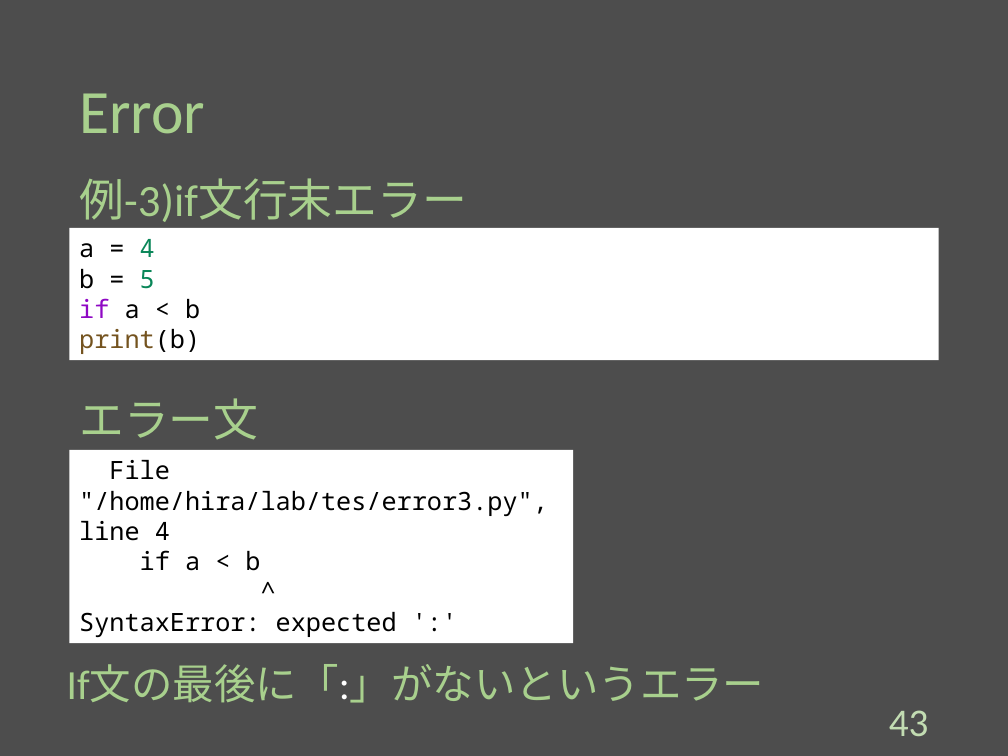
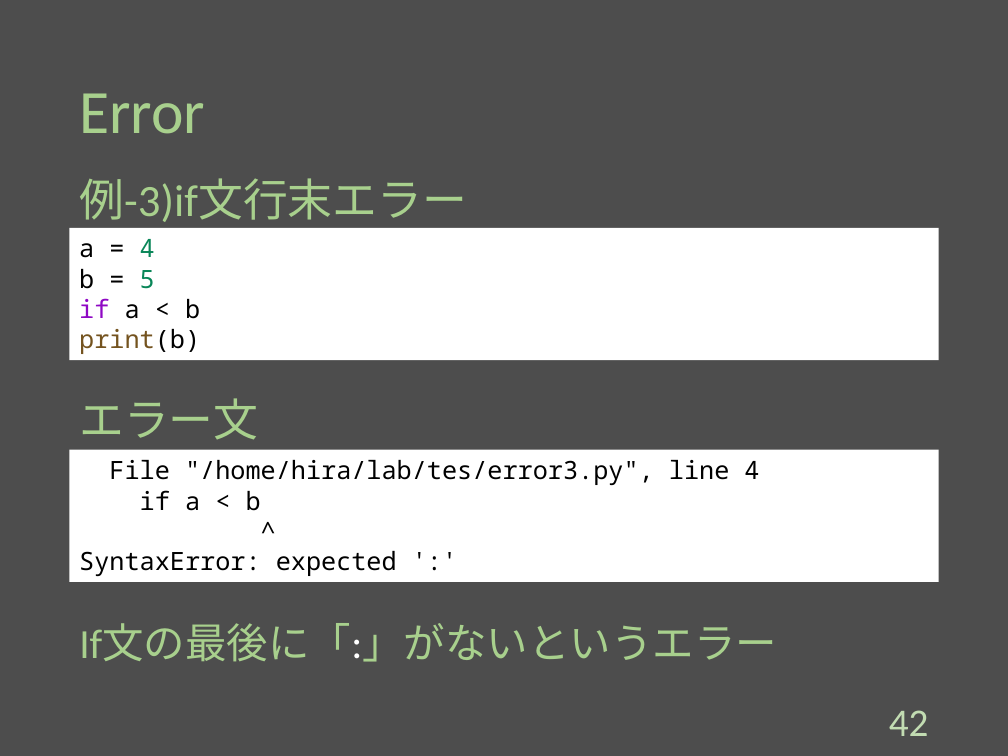
Before and after one commit to Melbeck777/program_seminar, a slide deck: slide 43 of ProgramSlide.pptx (slide 44 before the commit). Drawn at 1008x756 pixels with LibreOffice and Linux fonts; fonts in the diff are those of the drawing. Boxes give left, top, right and bottom in pixels: in the first picture for what was removed or moved away, otherwise in the second. Text is boxed around its words. In the diff, an @@ line names an element or a change of style, - is before the commit and + after.

```diff
--- a/ProgramSlide.pptx
+++ b/ProgramSlide.pptx
@@ rectangle "File "/home/hira/lab/tes/error3.py", line 4": place and size @@
-rectangle "File "/home/hira/lab/tes/error3.py", line 4" at (70, 450, 574, 643)
+rectangle "File "/home/hira/lab/tes/error3.py", line 4" at (70, 450, 938, 582)
@@ text "If文の最後に「:」がないというエラー": place and size @@
-text "If文の最後に「:」がないというエラー" at (67, 665, 765, 703)
+text "If文の最後に「:」がないというエラー" at (79, 624, 777, 662)
@@ page number at (889, 710, 929, 736): text changed @@
-43
+42
```
Also in this commit, not shown: 15 other slides changed, 1 slide removed.
